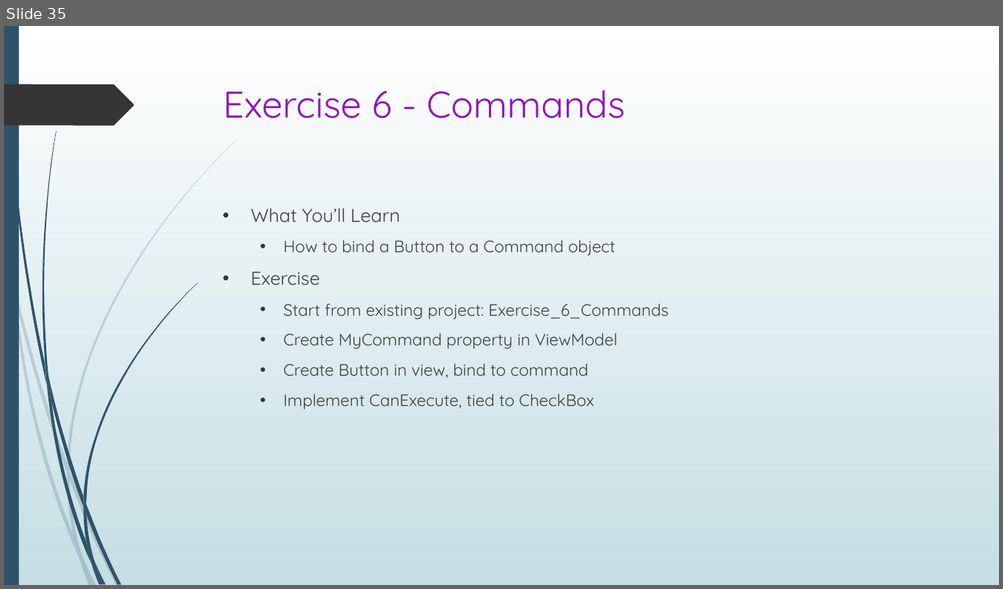
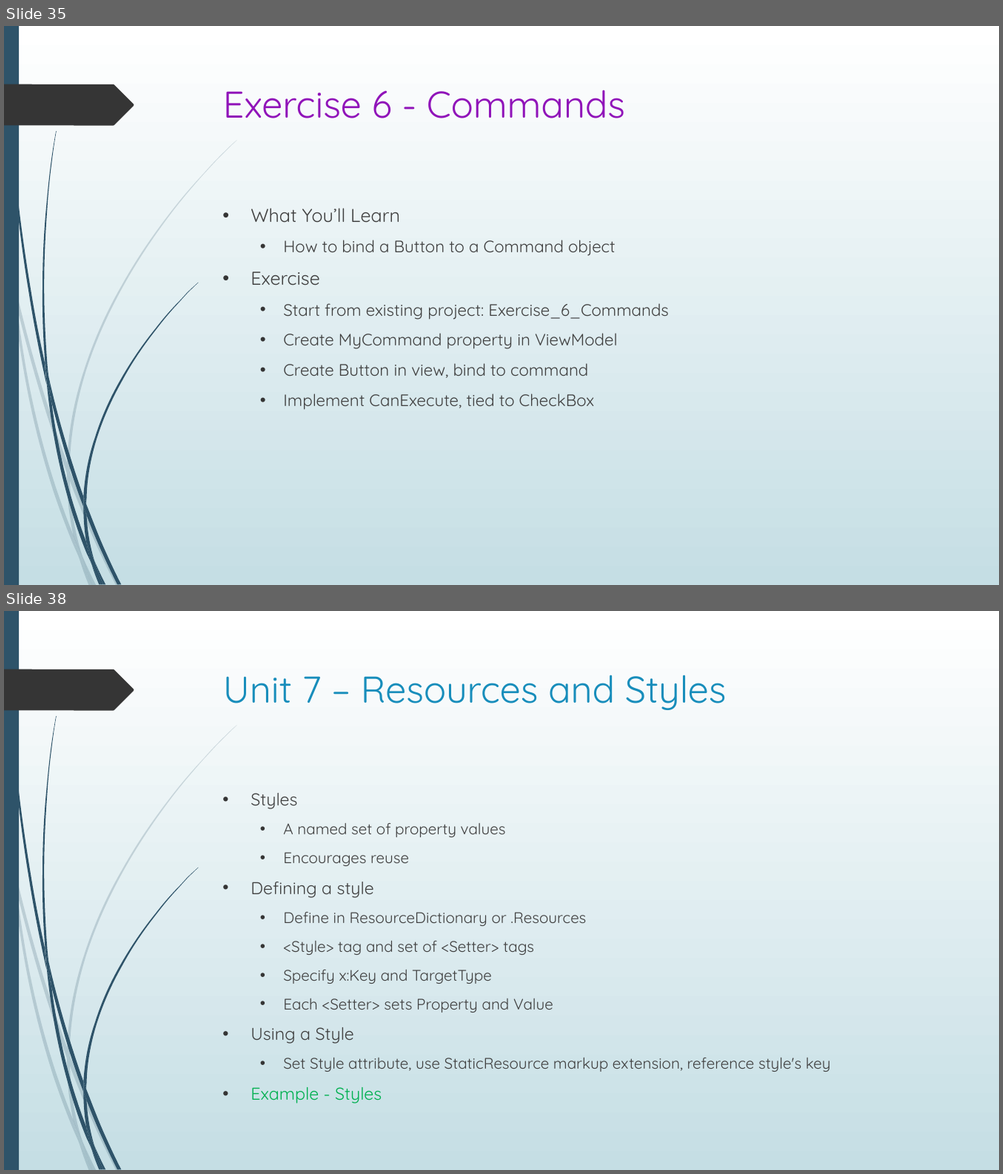
Before and after one commit to seanpsexton/wpf-workshop-solutions, a slide deck: WPF-Workshop-Sexton-Oct2023.pptx. Shown one above the other, each under a label of ours: slide 35 before the commit, slides 35 and 38 after it; the slides between them are not shown. The pictures are 1003x589 and 1003x1174 pixels, drawn with LibreOffice and Linux fonts; fonts in the diff are those of the drawing. Boxes give left, top, right and bottom in pixels: in the first picture for what was removed or moved away, otherwise in the second. Text is boxed around its words. In the diff, an @@ line names an element or a change of style, - is before the commit and + after.

Commit message:
Added content thru Unit 7

```diff
--- a/WPF-Workshop-Sexton-Oct2023.pptx
+++ b/WPF-Workshop-Sexton-Oct2023.pptx
@@ slide 38 added at bbox=[4, 611, 999, 1170], background gradient #FFFFFF to #C5DEE5; not listed: 24 template elements that a slide beside it also shows @@
@@ title added at bbox=[223, 675, 726, 710], 36 pt, text #178DBB @@
+Unit 7 – Resources and Styles
@@ text added at bbox=[250, 793, 831, 1104], 14.8 pt, text #404040 @@
+• Styles
+  • A named set of property values
+  • Encourages reuse
+• Defining a style
+  • Define in ResourceDictionary or .Resources
+  • <Style> tag and set of <Setter> tags
+  • Specify x:Key and TargetType
+  • Each <Setter> sets Property and Value
+• Using a Style
+  • Set Style attribute, use StaticResource markup extension, reference style's key
+• Example - Styles
```
Also in this commit, not shown: 5 other slides added.
